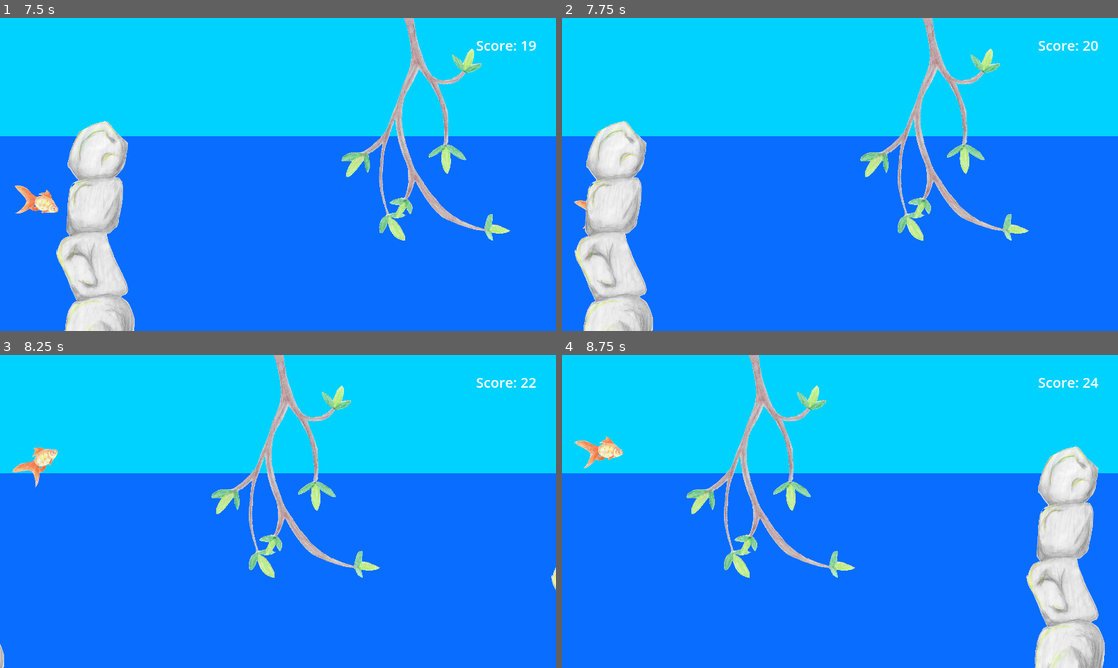
Above: before the commit, frames 1-4 (two rows, left to right).
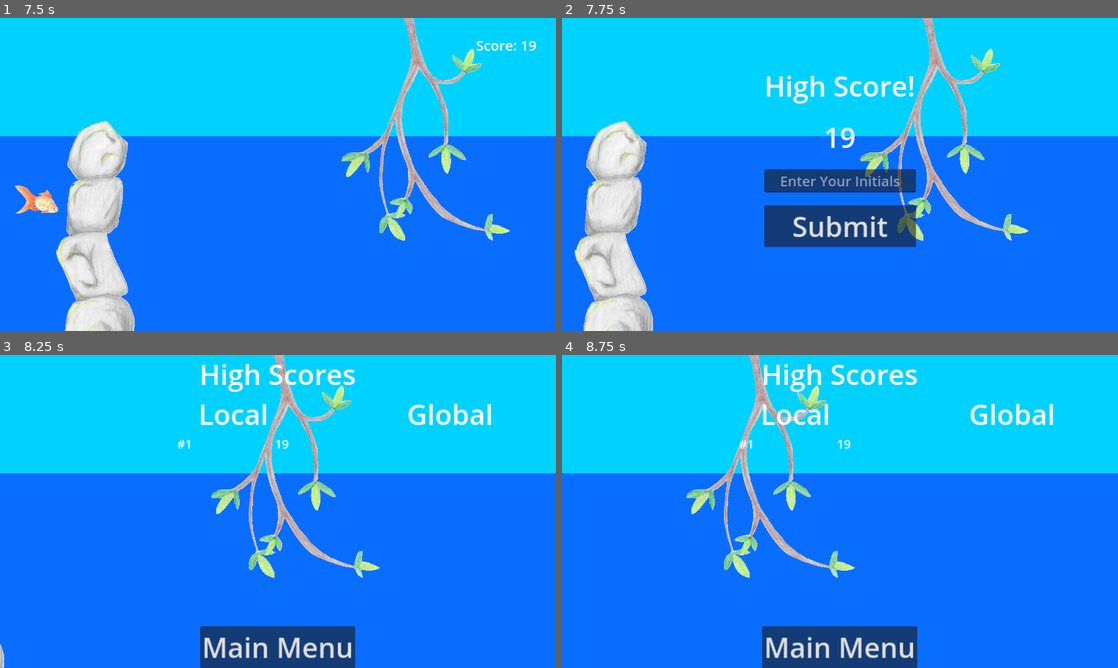
Above: after the commit, the same moments.

Repository: Aveli-games/splashy-fish
Game: Godot game, scene res://main.tscn
The game is run twice, just before and just after one commit, with the same random seed, the same clock (stepped at 60 frames per second) and the same inputs. Sound files missing from this copy of the repository are replaced by a short silence.
Inputs (mouse positions are in pixels of both pictures, inside the frame that each line leads up to):
- Up to frame 1 (7.5 s): click "Start" at 0.5 s; hold W (swim_up) 1.28-2.78 s; hold S (swim_down) 2.78-5.03 s; hold W (swim_up) from 5.03 s (still down)
- Up to frame 2 (7.75 s): keep holding W (swim_up)
- Up to frame 3 (8.25 s): release W (swim_up) at 8 s; click (278, 561) at 8 s, where only the run after the commit has a clickable "Submit"
- Up to frame 4 (8.75 s): no input

Frame 1 is identical in both runs. In frame 2, 6.9% of the frame differs, in the area x 2-97%, y 7-74%; in frame 3, 6.0%; in frame 4, 13%, in the area x 2-98%, y 2-100%.

Commit message:
testing score submission locally

Diff:
--- a/autoloads/global_high_scores.gd
+++ b/autoloads/global_high_scores.gd
@@ -3,8 +3,8 @@
 var scores = []
 var error = false
 var http = HTTPRequest.new()
-var server_url = "https://warm-abacus-410306.uw.r.appspot.com/"
-#var server_url = "http://localhost:3000"
+#var server_url = "https://warm-abacus-410306.uw.r.appspot.com/"
+var server_url = "http://localhost:3000"
 
 func _ready():
 	add_child(http)
--- a/hud.gd
+++ b/hud.gd
@@ -55,7 +55,10 @@
 
 
 func _on_name_submit_button_pressed():
-	LocalHighScores.submit_score($HighScoreEntry/NameEntry.text, $HighScoreEntry/PlayerScore.text)
+	var initials = $HighScoreEntry/NameEntry.text
+	var score = $HighScoreEntry/PlayerScore.text
+	LocalHighScores.submit_score(initials, score)
+	GlobalHighScores.post_score(initials, int(score))
 	$HighScoreEntry.hide()
 	$Leaderboards.show()
 
--- a/local_leaderboard.gd
+++ b/local_leaderboard.gd
@@ -9,6 +9,8 @@
 func _on_visibility_changed():
 	if visible:
 		if global:
+			# TODO: make scoreboard reactive. Can be behind since http is async
+			GlobalHighScores.fetch_scores()
 			$HighScores.populate_scoreboard(GlobalHighScores.scores)
 		else:
 			$HighScores.populate_scoreboard(LocalHighScores.scores)
--- a/player.gd
+++ b/player.gd
@@ -73,7 +73,7 @@
 	rotation = -MAX_ROTATION * (speed / MAX_SPEED)
 
 
-func _on_body_entered():
+func _on_body_entered(_body):
 	hide() # Disappear after being hit
 	hit.emit()
 	$Hitbox.set_deferred("disabled", true)
Not shown, changed: server/index.js
